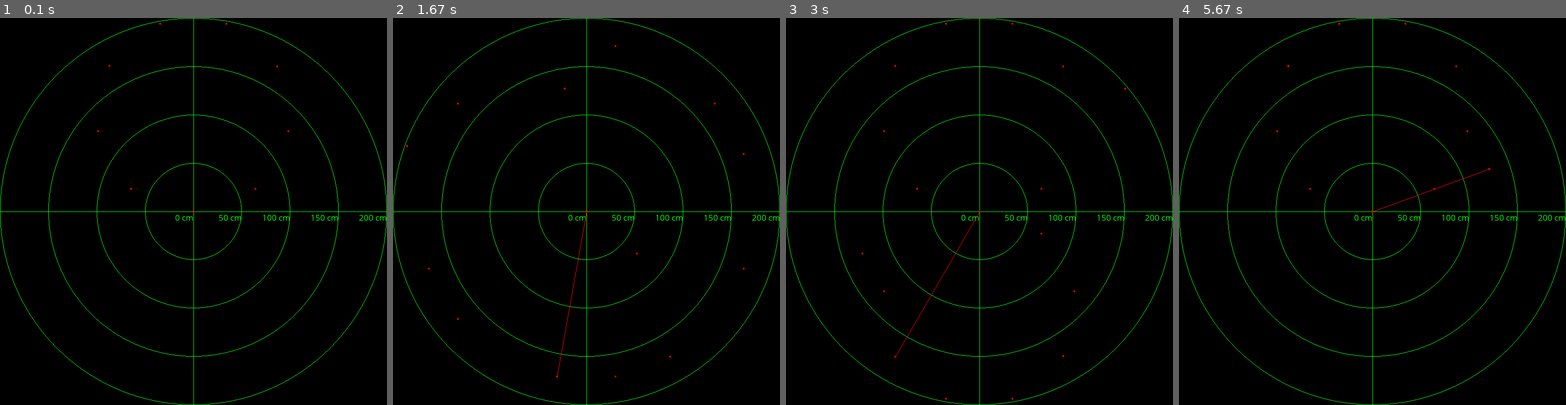
Above: before the commit, frames 1-4 (left to right).
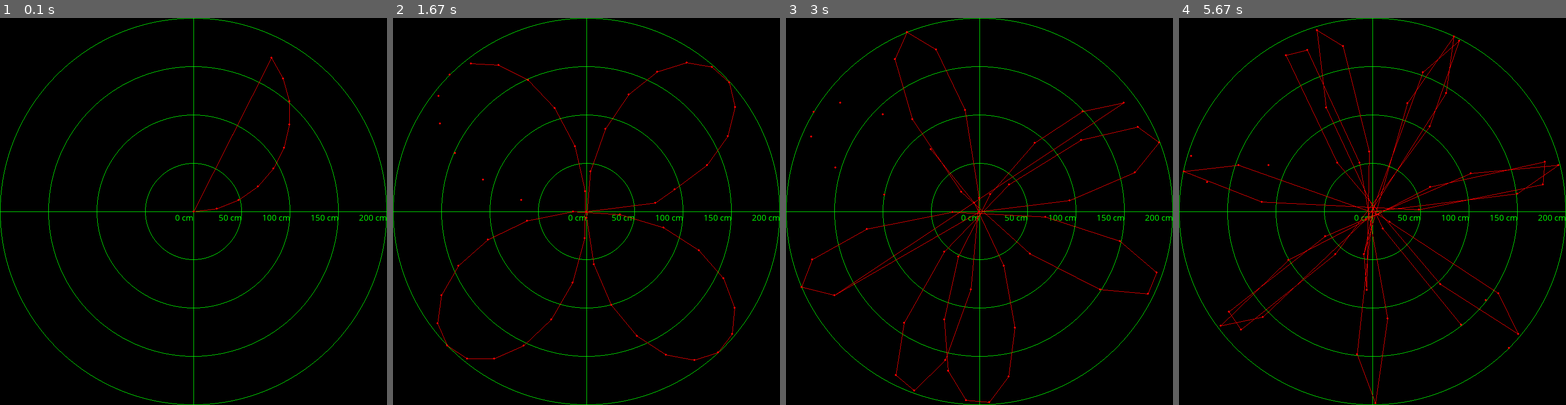
Above: after the commit, the same moments.

Repository: Braynyac/PiRadar
Game: pygame game, started from radarPygame.py
The game is run twice, just before and just after one commit, with the same random seed, the same clock (stepped at 60 frames per second) and the same inputs.
Inputs:
- Up to frame 1 (0.1 s): no input
- Up to frame 2 (1.67 s): no input
- Up to frame 3 (3 s): no input
- Up to frame 4 (5.67 s): no input

The runs differ from the first frame. In frame 1, 0.1% of the frame differs, in the area x 25-75%, y 1-51%; in frame 2, 0.6%; in frame 3, 1.0%; in frame 4, 1.4%, in the area x 1-99%, y 1-100%.

Commit message:
Degree stepping and cycling function instead of two for loops

Diff:
--- a/PiRadar.py
+++ b/PiRadar.py
@@ -3,7 +3,7 @@
 from itertools import cycle
 import time
 GPIO.setwarnings(False)
-radar = Radar()
+radar = Radar(2)
 
 SERVO = 3
 TRIG = 11
@@ -55,7 +55,7 @@
 
 
 if __name__ == '__main__':
-    for i in cycle(range(180)+list(reversed(range(180)))):
+    for i in cycle(list(range(181))+list(reversed(range(180)))):
         t0 = time.time()
         SetAngle(i)
         distance = get_distance()
--- a/radarPygame.py
+++ b/radarPygame.py
@@ -79,7 +79,7 @@
 d = 0
 
 if __name__ == '__main__':
-    radar = Radar(20)
+    radar = Radar(7)
     while True:
         d += 1
         for i in range(int(360/radar.deg_step)):
